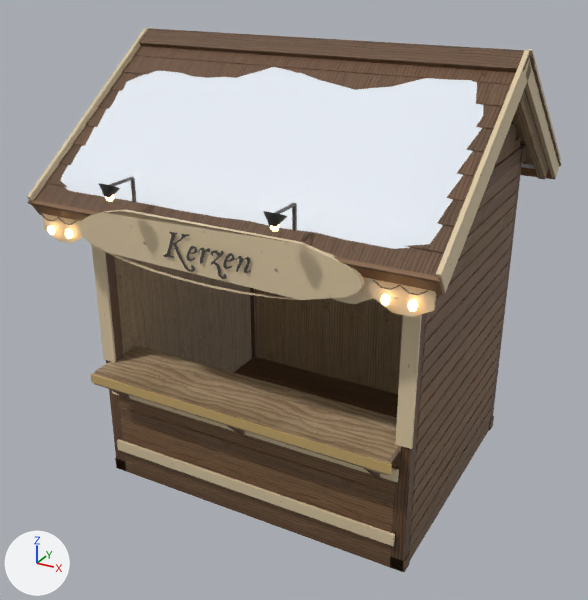
What one commit did to the glTF model site/public/models/deco_kerzen.lite.glb.
Before and after are seen from a camera (50 mm lens) standing at (2.81, -5.45, 4.1) and looking at (-0.04, -0.26, 1.5). The axes (+X, +Y, +Z) are drawn at lower left. The lights are the same throughout. The first picture is the older version. Where no turn or scale is listed for an object, it has been applied to the vertices. Vertices at exactly the same position are counted once.

Names of what the first picture shows: 'bulbs_0', 'deco_kerzen_counter', 'deco_kerzen_frame', 'deco_kerzen_iron', 'deco_kerzen_paint', 'deco_kerzen_roof', 'deco_kerzen_wood', 'snow_0' and 2 more.
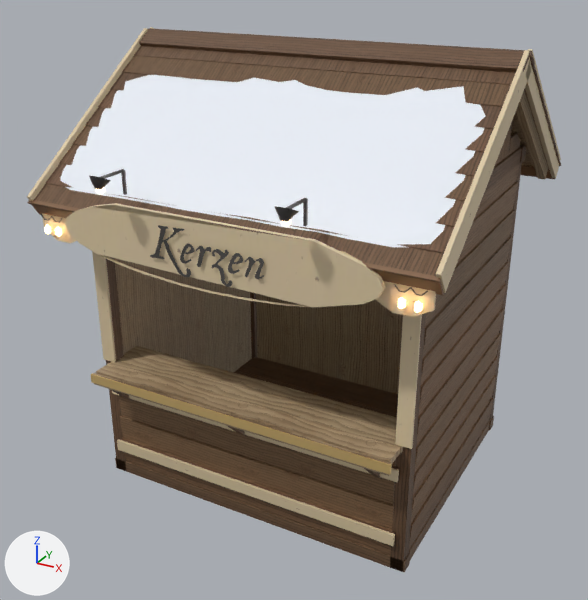
Where the newer file only moved an object's origin or applied its transform, the numbers keep the older frame.

Changed parts and their boxes (x1, y1, x2, y2) in the pictures (588 x 600 px; the box of a moved part takes in the faces that stretch with it):
'snow_0', reshaped, moved: before (61, 67, 483, 249); after (60, 75, 485, 247)
'deco_kerzen_paint', reshaped, moved: (27, 27, 561, 546) in both
'deco_kerzen_iron', moved, rescaled (11% wider): before (99, 177, 297, 231); after (89, 169, 308, 226)
'bulbs_0', reshaped (8% taller): before (47, 195, 418, 312); after (44, 187, 423, 313)
part 1 of me_deco_kerzen_paint, moved or reshaped: before (79, 210, 365, 300); after (65, 203, 386, 307)
part 2 of me_deco_kerzen_paint, moved or reshaped: before (163, 232, 251, 279); after (150, 225, 264, 287)
part 3 of me_deco_kerzen_paint, surface changed: (29, 89, 536, 510) in both
part 4 of me_bulbs_0, moved or reshaped: before (105, 195, 114, 202); after (96, 187, 105, 194)
part 5 of me_bulbs_0, added: after (281, 220, 291, 227)
part 6 of me_bulbs_0, added: after (55, 227, 62, 236)
part 7 of me_bulbs_0, added: after (398, 297, 406, 309)
part 8 of me_bulbs_0, deleted: before (270, 225, 280, 231)
part 9 of me_bulbs_0, deleted: before (381, 294, 390, 306)
part 10 of me_bulbs_0, deleted: before (65, 229, 73, 239)
part 11 of me_bulbs_0, moved or reshaped: before (47, 225, 55, 235); after (44, 224, 51, 234)
part 12 of me_bulbs_0, moved or reshaped: before (408, 300, 418, 312); after (414, 301, 423, 313)

The change in detail:
me_deco_kerzen_paint is used by ob_deco_kerzen_paint; location (0.0, -0.005, 1.853).
me_deco_kerzen_paint had 680 vertices, 789 faces and spanned x -1.53..1.53, y -1.48..1.48, z -1.62..1.62.
me_deco_kerzen_paint now has 677 vertices, 786 faces and spans x -1.53..1.53, y -1.48..1.48, z -1.62..1.62.
me_deco_kerzen_paint part 1: the loose piece of 43 vertices spanning x -1.07..1.07, y -1.47..-1.43, z 0.22..0.63 is scaled about its middle by (1.12, 1, 1.17).
me_deco_kerzen_paint part 2: 67 vertices moved from x -0.33..0.32, y -1.48, z 0.3..0.54 to x -0.34..0.34, y -1.48, z 0.27..0.58; 368 vertices removed from x -0.35..0.33, y -1.48, z 0.3..0.56; 365 vertices added at x -0.45..0.42, y -1.48, z 0.25..0.59.
me_deco_kerzen_paint part 3: 261 kept faces spanning x -1.53..1.53, y -1.48..1.48, z -1.62..1.62 get new texture (UV) coordinates.
me_bulbs_0 is used by ob_bulbs_0; location (0.0, -0.769, 2.404).
me_bulbs_0 had 336 vertices, 640 faces and spanned x -1.39..1.39, y -0.91..0.91, z -0.25..0.25.
me_bulbs_0 now has 304 vertices, 576 faces and spans x -1.42..1.42, y -0.91..0.91, z -0.25..0.29.
me_bulbs_0 part 4: the loose piece of 42 vertices spanning x -0.63..-0.57, y -0.91..-0.86, z 0.2..0.25 is moved by (-0.07, 0.0, 0.04).
me_bulbs_0 part 5: a new loose piece, an icosphere of 80 faces spanning x 0.644..0.7, y -0.914..-0.858, z 0.236..0.293, in mat_bulb_warm.
me_bulbs_0 part 6: a new loose piece, a UV sphere (5 segments, 3 rings, poles along z) spanning x -1.323..-1.277, y -0.691..-0.647, z -0.221..-0.145, in mat_bulb_warm.
me_bulbs_0 part 7: a new loose piece, a UV sphere (5 segments, 3 rings, poles along z) spanning x 1.277..1.323, y -0.691..-0.647, z -0.221..-0.145, in mat_bulb_warm.
me_bulbs_0 part 8: the loose piece of 42 vertices spanning x 0.57..0.63, y -0.91..-0.86, z 0.2..0.25 is deleted.
me_bulbs_0 part 9: the loose piece of 20 vertices spanning x 1.18..1.23, y -0.7..-0.64, z -0.22..-0.15 is deleted.
me_bulbs_0 part 10: the loose piece of 20 vertices spanning x -1.23..-1.18, y -0.7..-0.64, z -0.22..-0.15 is deleted.
me_bulbs_0 part 11: 1 vertex moved within x -1.38, y -0.66, z -0.16; 19 vertices removed from x -1.39..-1.34, y -0.7..-0.64, z -0.22..-0.15; 11 vertices added at x -1.42..-1.38, y -0.69..-0.65, z -0.22..-0.15.
me_bulbs_0 part 12: 1 vertex moved within x 1.38, y -0.66, z -0.16; 19 vertices removed from x 1.34..1.39, y -0.7..-0.64, z -0.22..-0.15; 11 vertices added at x 1.38..1.42, y -0.69..-0.65, z -0.22..-0.15.
Other edits to the shape of me_bulbs_0 do not show in these pictures.
me_snow_0 is used by ob_snow_0; location (0.0, -0.714, 2.853).
me_snow_0 had 104 vertices, 168 faces and spanned x -1.43..1.43, y -0.7..0.7, z -0.52..0.52.
me_snow_0 now has 104 vertices, 168 faces and spans x -1.43..1.43, y -0.7..0.7, z -0.51..0.51.
me_snow_0 part 13: the whole mesh is multiplied about its middle by the matrix ((1.0, 0.0, 0.0), (0.0, 0.899, 0.15), (0.0, 0.143, 0.789)).
Object 'deco_kerzen_paint' (ob_deco_kerzen_paint) moves from (0.0, -0.005, 1.853) to (0.0, -0.007, 1.853).
Object 'deco_kerzen_iron' (ob_deco_kerzen_iron) moves from (0.0, -1.565, 2.634) to (0.0, -1.565, 2.674).
Object 'deco_kerzen_iron' (ob_deco_kerzen_iron) is rescaled from (0.666, 0.666, 0.666) to (0.739, 0.739, 0.739).
Object 'snow_0' (ob_snow_0) moves from (0.0, -0.714, 2.853) to (0.0, -0.722, 2.864).
